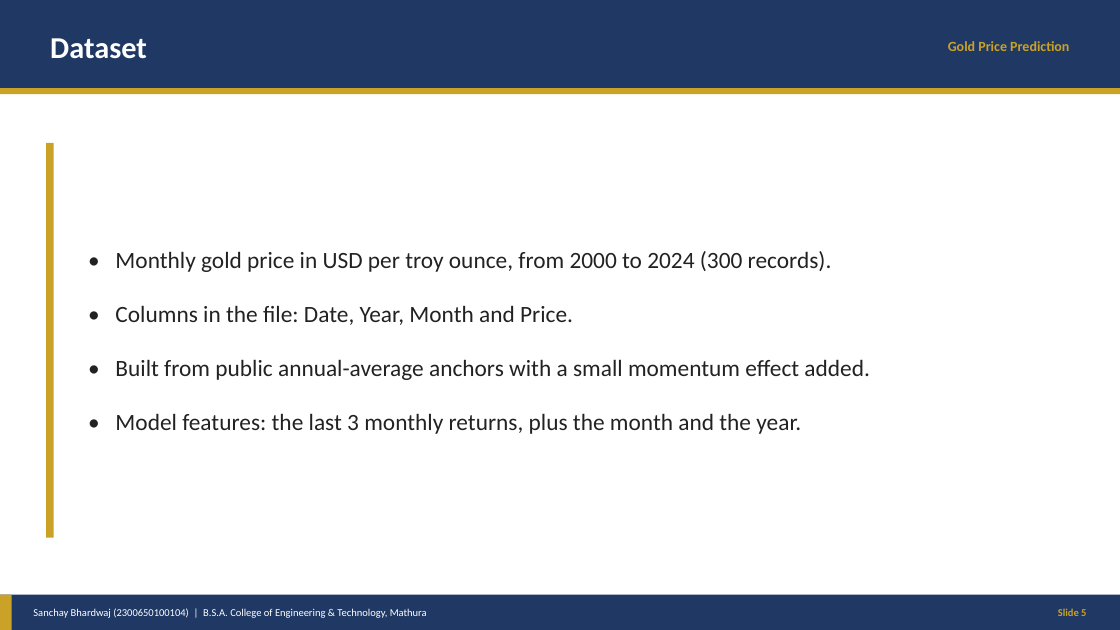
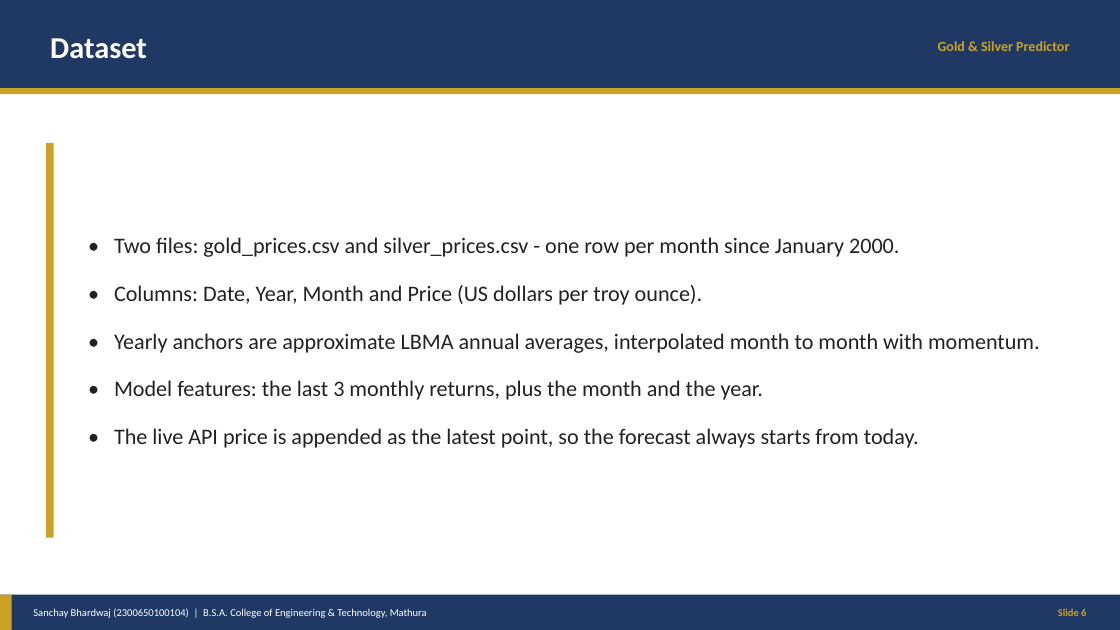
Before and after one commit to sanchaybhardwaj411-alt/gold-price-prediction, a slide deck: slide 6 of docs/Gold-Price-Prediction-Presentation.pptx (slide 5 before the commit). Drawn at 1120x630 pixels with LibreOffice and Linux fonts; fonts in the diff are those of the drawing. Boxes give left, top, right and bottom in pixels: in the first picture for what was removed or moved away, otherwise in the second. Text is boxed around its words. In the diff, an @@ line names an element or a change of style, - is before the commit and + after.

Commit message:
Replace the desktop GUI with a live gold + silver web dashboard
The Tkinter window was hard to read and only knew about gold. The new
dashboard fetches real prices from public APIs, converts them to rupees
per gram and per kg, and forecasts 12 months for both metals starting
from today's live price instead of the end of the training file.

```diff
--- a/docs/Gold-Price-Prediction-Presentation.pptx
+++ b/docs/Gold-Price-Prediction-Presentation.pptx
@@ text at (938,41,1069,51): text changed @@
-Gold Price Prediction
+Gold & Silver Predictor
@@ text at (114,237,1040,353): text changed; size 20 to 19 pt @@
-• Monthly gold price in USD per troy ounce, from 2000 to 2024 (300 records).
-• Columns in the file: Date, Year, Month and Price.
-• Built from public annual-average anchors with a small momentum effect added.
+• Two files: gold_prices.csv and silver_prices.csv - one row per month since January 2000.
+• Columns: Date, Year, Month and Price (US dollars per troy ounce).
+• Yearly anchors are approximate LBMA annual averages, interpolated month to month with momentum.
@@ text at (114,380,763,400): size 20 to 19 pt in "• Model features: the last 3 monthly ..."; less space between paragraphs @@
@@ text at (114,428,919,448): paragraph added @@
+• The live API price is appended as the latest point, so the forecast always starts from today.
```
Also in this commit, not shown: 11 other slides changed, 2 slides added, 21 other files.
